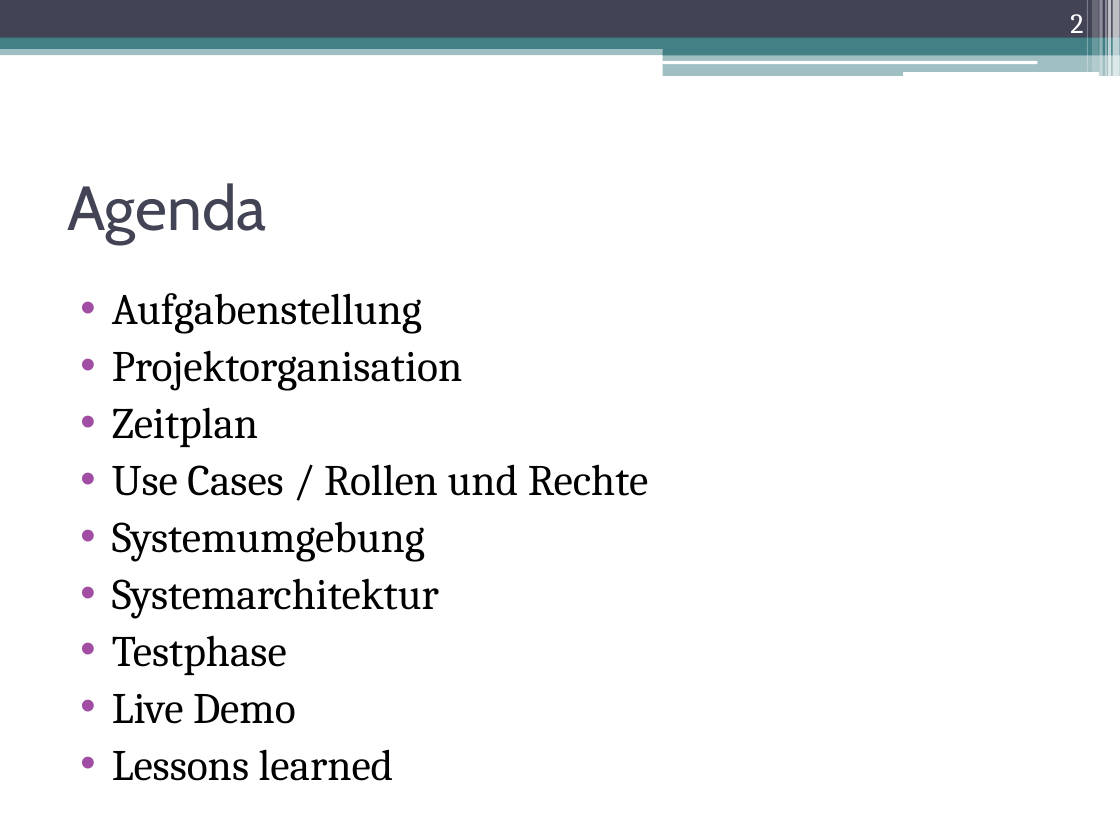
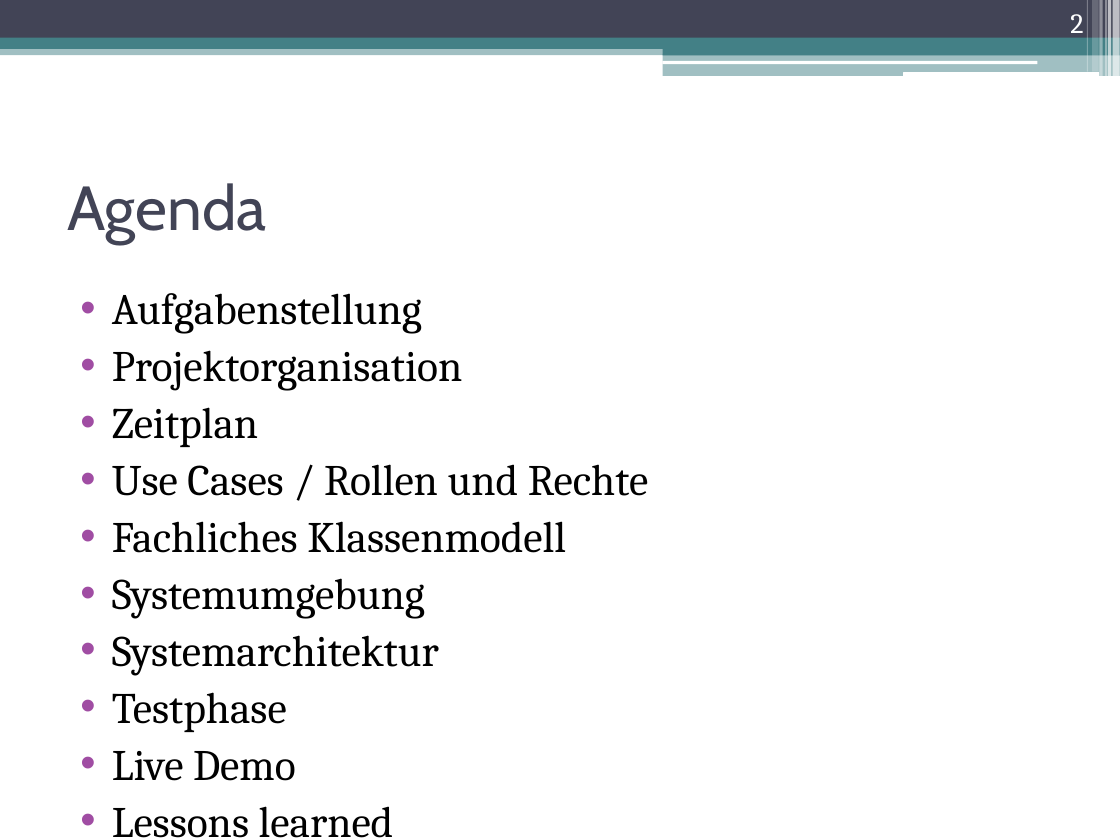
Before and after one commit to DanJoeHa/Fallstudie, a slide deck: slide 2 of Projektmanagement/Abschlusspräsentation.pptx. Drawn at 1120x840 pixels with LibreOffice and Linux fonts; fonts in the diff are those of the drawing; background and template pictures are left out. Boxes give left, top, right and bottom in pixels: in the first picture for what was removed or moved away, otherwise in the second. Text is boxed around its words. In the diff, an @@ line names an element or a change of style, - is before the commit and + after.

```diff
--- a/Projektmanagement/Abschlusspräsentation.pptx
+++ b/Projektmanagement/Abschlusspräsentation.pptx
@@ text at box(112, 521, 566, 553): paragraph added @@
+• Fachliches Klassenmodell
```
Also in this commit, not shown: 1 other slide changed, 3 slides added, 1 slide removed.
